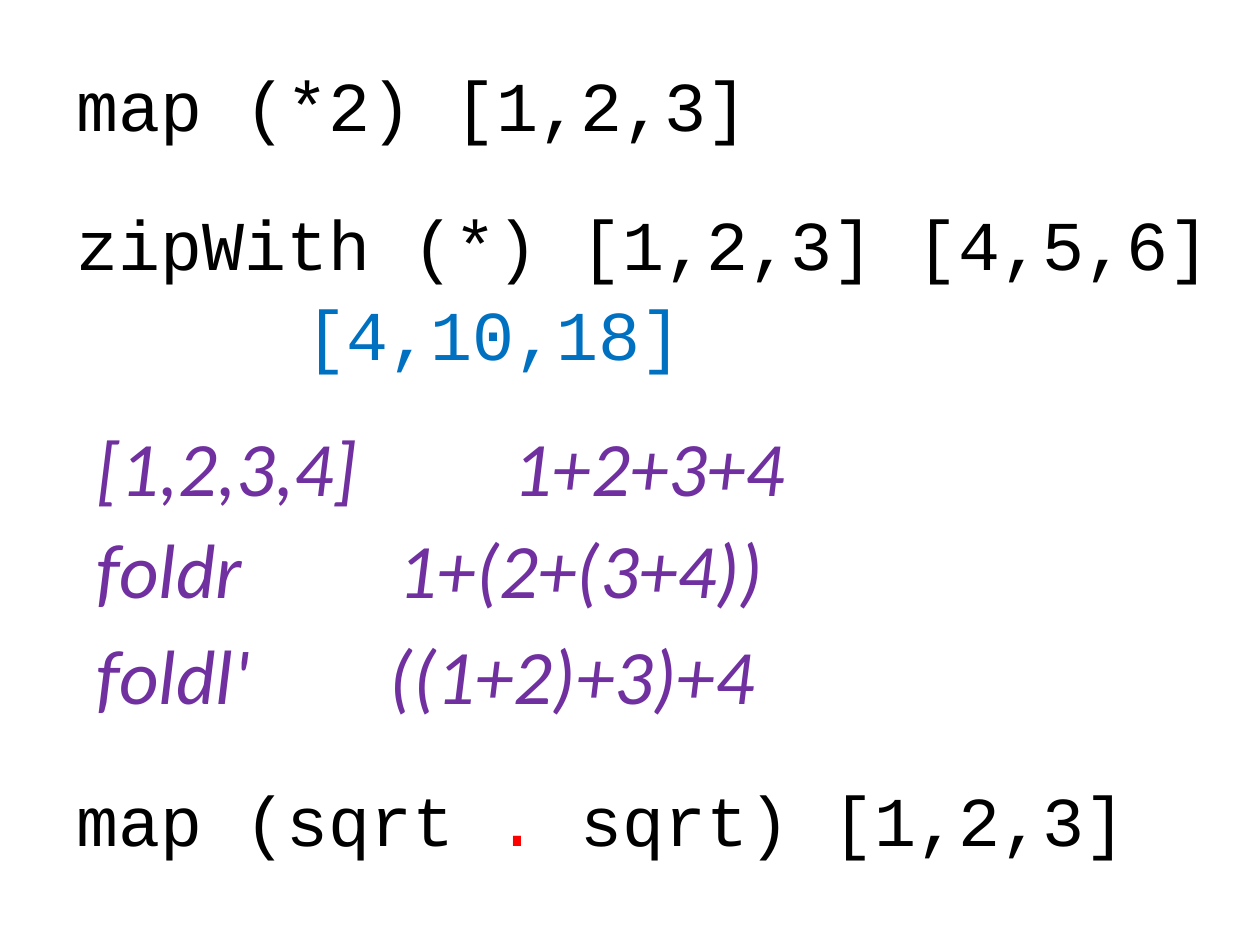
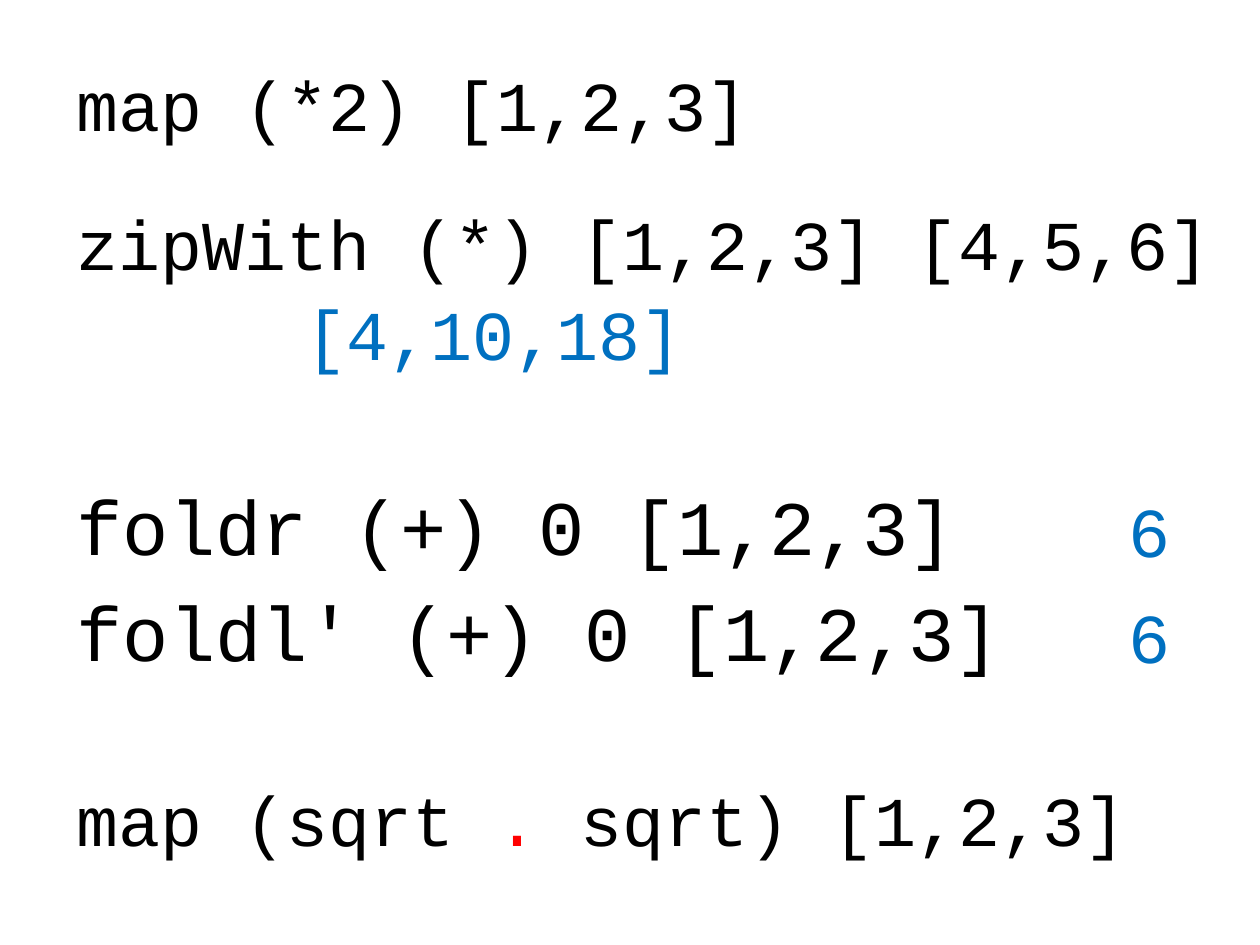
Before and after one commit to dominicprior/beginning-haskell-course, a slide deck: slide 23 of beginning-haskell.pptx (slide 26 before the commit). Drawn at 1260x945 pixels with LibreOffice and Linux fonts; fonts in the diff are those of the drawing. Boxes give left, top, right and bottom in pixels: in the first picture for what was removed or moved away, otherwise in the second. Text is boxed around its words. In the diff, an @@ line names an element or a change of style, - is before the commit and + after.

```diff
--- a/beginning-haskell.pptx
+++ b/beginning-haskell.pptx
@@ text removed at [97,440,785,507] @@
-[1,2,3,4] 1+2+3+4
@@ text at [77,500,954,571]: text changed; font Calibri to Courier New; text colour #7030A0 to #000000; italic off @@
-foldr 1+(2+(3+4))
+foldr (+) 0 [1,2,3]
@@ text added at [1129,510,1171,558], 40 pt, text #0070C0 @@
+6
@@ text at [77,606,1000,677]: text changed; font Calibri to Courier New; text colour #7030A0 to #000000; italic off @@
-foldl' ((1+2)+3)+4
+foldl' (+) 0 [1,2,3]
@@ text added at [1129,616,1171,664], 40 pt, text #0070C0 @@
+6
```
Also in this commit, not shown: 3 other slides changed, 1 slide added, 4 slides removed.
